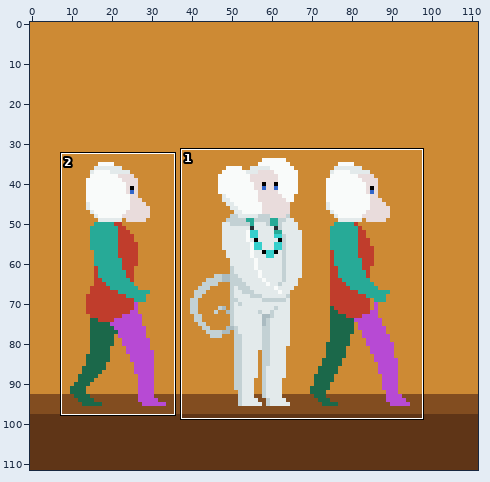
A pixel-art file gets an edit: animations-dev/micca-peaceful-walk.aseprite. The first picture is a wide view before the edit; the outline marks the close-up.
Close-up. Earlier state:
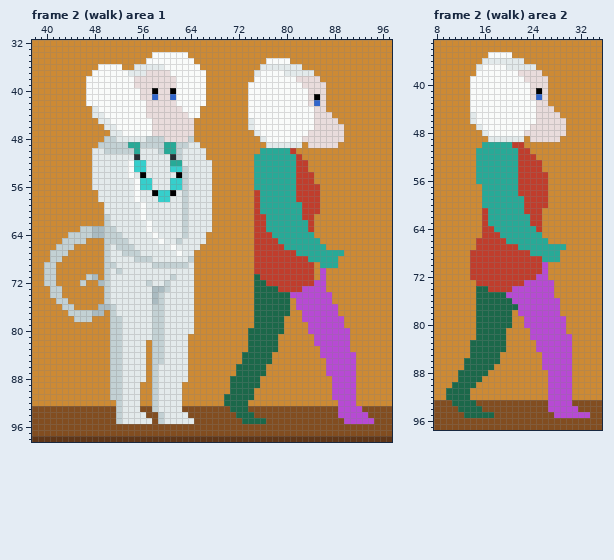
112x112 pixels, 2 frames. Shown: frame 2 (walk) area 1: x 38..97, y 32..98; frame 2 (walk) area 2: x 8..35, y 33..97. The commit also changed other frames or places, which this record leaves out.
Now the later version:
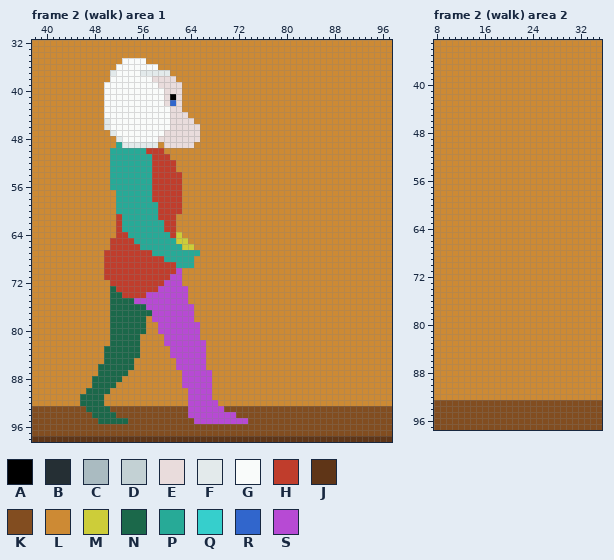
Palette (. is transparent): A #000000  B #252f34  C #aabbc1  D #c3d1d4  E #e9dcdc  F #e3eaeb  G #f9fbfa  H #c03d2c  J #5f3517  K #824d20  L #cd8a34  M #cdcd39  N #1b684a  P #27aa97  Q #36cfcc  R #3166cc  S #b74ad4
The exact change:
layer "micca-peaceful/tail" now hidden
layer "micca-peaceful/left leg" now hidden
layer "micca-peaceful/body" now hidden
layer "micca-peaceful/right leg" now hidden
layer "micca-peaceful/left arm" now hidden
layer "micca-peaceful/necklace" now hidden
layer "micca-peaceful/right arm" now hidden
layer "micca-peaceful/head/hair2" now hidden
layer "micca-peaceful/head/face" now hidden
layer "micca-peaceful/head/hair1" now hidden
Changed rows in their new state; - is an unchanged pixel.
Frame 2 (walk) area 1:
first column x 40:
34 ------------------LLLLLL-------------------------------
35 -------------GGGGLLLLLLLL------------LLLL--------------
36 ---------LLL-GGGGGGLLLLLLL----------LLLLLLL------------
37 --------LLLF--GG-FFFFLLLLLL--------LLLLLLLLLL----------
38 -------LLLL----GGG----LLLLL--------LLLLLLLLLLL---------
39 -------LLL-----GGGG---ELLLL-------LLLLLLLLLLLLL--------
40 -------LLL------GGGG-EELLLL-------LLLLLLLLLLLLL--------
41 -------LLL------GGGG-AELLLL-------LLLLLLLLLLLLL--------
42 -------LLL-------GGG-RELLLL-------LLLLLLLLLLLLL--------
43 --------LL-------GGGG--LLL--------LLLLLLLLLLLLL--------
44 --------LL-------GGGG---LL--------LLLLLLLLLLLLLL-------
45 ---------L--------GGG-------------LLLLLLLLLLLLLLL------
46 -----------G------GGG----E--------LLLLLLLLLLLLLLLL-----
47 ------------G-----GG-----E---------LLLLLLLLLLLLLLL-----
48 ----------LL-GGGGGGE----EE----------LLLLLLLLLLLLLL-----
49 ---------LLLPFFFFFFLEEEEEL-----------LLLLLL-LLLLL------
50 --------LLLPPPP-PHHHLLLLLLL---------LLLLLL-------------
51 --------LLLPPPPPPPHHHLLLLLL--------LLLLLLLL------------
52 --------LLLPPPPPPPHHHHLLLLLL-------LLLLLLLLL-----------
53 --------LLLPPPPPPPHHHHLLLLLL-------LLLLLLLLL-----------
54 --------LLLPPPPPPPHHHHHLLLLL-------LLLLLLLLLL----------
55 --------LLLPPPPPPPHHHHHLLLLL-------LLLLLLLLLL----------
56 --------LLLPPPPPPPHHHHHLLLLL-------LLLLLLLLLLL---------
57 ---------LLLPPPPPPHHHHHLLLLL-------LLLLLLLLLLL---------
58 ---------LLLPPPPPPHHHHHLLLLL-------LLLLLLLLLLL---------
59 ----------LLPPPPPPPHHHHLLLLL-------LLLLLLLLLLL---------
60 ----------LLPPPPPPPHHHHLLLLL-------LLLLLLLLLLL---------
61 ----------LLHPPPPPPHHHLLLLLL-------LLLLLLLLLL----------
62 ----------LLHPPPPPPPHHLLLLLL-------LLLLLLLLLL----------
63 ------LLLLLLHPPPPPPPHHLLLLLL-------LLLLLLLLLL----------
64 ----LLLLLLLLHHPPPPPPPHMLLLL--------LLLLLLLLLL----------
65 ---LLLL---LHHHHPPPPPPPMMLLL--------LLLLLLLLLLL---------
66 --LLL-----LHHHHHPPPPPPPMML---------LLLLLLLLLLLL--------
67 -LLL------HHHHHHHHPPPPPPPP---------LLLLLLLLLLLLLLL-----
68 -LL-------HHHHHHHHHHPPPPP----------LLLLLLLLLLLLLL------
69 LL--------HHHHHHHHHHHHPPP----------LLLLLLLLLL-LLL------
70 LL--------HHHHHHHHHHHHSLL----------LLLLLLLLLL-L--------
71 LL-----LL-HHHHHHHHHHHSSLL----------LLLLLLLLLL-L--------
72 LL----L--LLHHHHHHHHHSSSLL----------LLLLLLLLLLLL--------
73 -LL-------LNHHHHHHHSSSSSL----------LLLLLLLLLLLL--------
74 -LL-------LNNHHHHSSSSSSSL----------LLLLLLLLLLLLL-------
75 --LL------LNNNNSSSSSSSSSL----------LLLLLL-LLLLLL-------
76 ---LL----LLNNNNNNSSSSSSSS----------LLLLLL-LLLLLLL------
77 ----LLLLLL-NNNNNNNSSSSSSS----------LLLLLL--LLLLLL------
78 -----LLL---NNNNNNLSSSSSSS----------LLLLL---LLLLLLL-----
79 -----------NNNNNNLLSSSSSSS---------LLLLL----LLLLLL-----
80 -----------NNNNNNLLSSSSSSS--------LLLLLL----LLLLLLL----
81 -----------NNNNNLLLLSSSSSS--------LLLLL------LLLLLL----
82 -----------NNNNNL-LLSSSSSSS-------LLLLL------LLLLLL----
83 ----------NNNNNNL-LLLSSSSSS-------LLLLL-------LLLLL----
84 ----------NNNNNNL-LLLSSSSSS------LLLLL--------LLLLLL---
85 ----------NNNNNLL-LLLLSSSSS------LLLLL---------LLLLL---
86 ---------NNNNNNLL-LLLLSSSSS-----LLLLL----------LLLLL---
87 ---------NNNNNLLL-LLLLLSSSSS----LLLLL----------LLLLL---
88 --------NNNNNLLLL-LLLLLSSSSS---LLLLL------------LLLL---
89 --------NNNNLLLL--LLLLLSSSSS---LLLLL------------LLLL---
90 -------NNNNLLLLL--LLLLL-SSSS---LLLL-------------LLLL---
91 ------NNNN-LLLLL--LLLLL-SSSS--LLLLL-------------LLLL---
92 ------NNNN--LLLL--LLLLL-SSSSS-LLLL---------------LLL---
93 -------NNNN-KKKK--KKKKK-SSSSSS-KKK---------------KKKK--
94 --------NNNNKKKKK--KKKKKSSSSSSSSKKK--------------KKKKK-
95 ---------NNNNNKKKK-KKKKKKSSSSSSSSSKKK-------------KKKKK
Frame 2 (walk) area 2:
first column x 10:
35 -------LLLL-------------
36 ------LLLLLLL-----------
37 -----LLLLLLLLLL---------
38 -----LLLLLLLLLLL--------
39 ----LLLLLLLLLLLLL-------
40 ----LLLLLLLLLLLLL-------
41 ----LLLLLLLLLLLLL-------
42 ----LLLLLLLLLLLLL-------
43 ----LLLLLLLLLLLLL-------
44 ----LLLLLLLLLLLLLL------
45 ----LLLLLLLLLLLLLLL-----
46 ----LLLLLLLLLLLLLLLL----
47 -----LLLLLLLLLLLLLLL----
48 ------LLLLLLLLLLLLLL----
49 -------LLLLLL-LLLLL-----
50 ------LLLLLLL-----------
51 -----LLLLLLLLL----------
52 -----LLLLLLLLLL---------
53 -----LLLLLLLLLLL--------
54 -----LLLLLLLLLLL--------
55 -----LLLLLLLLLLLL-------
56 -----LLLLLLLLLLLL-------
57 ------LLLLLLLLLLL-------
58 ------LLLLLLLLLLL-------
59 ------LLLLLLLLLLL-------
60 ------LLLLLLLLLLL-------
61 ------LLLLLLLLLL--------
62 ------LLLLLLLLLL--------
63 ------LLLLLLLLLL--------
64 ------LLLLLLLLLL--------
65 ------LLLLLLLLLL--------
66 -----LLLLLLLLLLLL-------
67 -----LLLLLLLLLLLLLLL----
68 ----LLLLLLLLLLLLLLL-----
69 ----LLLLLLLLLLLLLLL-----
70 ----LLLLLLLLLLLLL-------
71 ----LLLLLLLLLLLLL-------
72 ----LLLLLLLLLLLLL-------
73 -----LLLLLLLLLLLLL------
74 -----LLLLLLLLLLLLL------
75 -----LLLLLLLLLLLLL------
76 -----LLLLLLLLLLLLLL-----
77 -----LLLLLLLLLLLLLL-----
78 -----LLLLLL-LLLLLLL-----
79 -----LLLLLL--LLLLLLL----
80 -----LLLLLL--LLLLLLL----
81 -----LLLLL----LLLLLL----
82 -----LLLLL----LLLLLLL---
83 ----LLLLLL-----LLLLLL---
84 ----LLLLLL-----LLLLLL---
85 ----LLLLL-------LLLLL---
86 ---LLLLLL-------LLLLL---
87 ---LLLLL--------LLLLL---
88 --LLLLL----------LLLL---
89 --LLLL-----------LLLL---
90 -LLLL------------LLLL---
91 LLLL-------------LLLL---
92 LLLL-------------LLLL---
93 -KKKK------------KKKK---
94 --KKKK-----------KKKKK--
95 ---KKKKK----------KKKKKK
